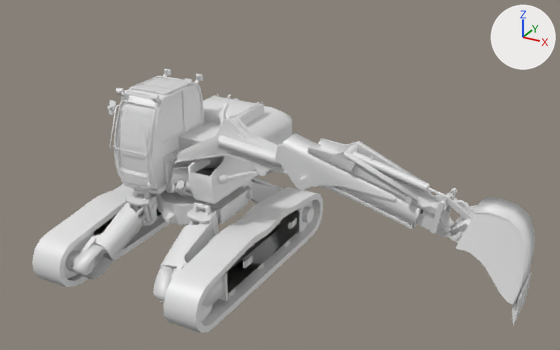
A saved change to the FBX model Assets/_avatars/2. Pelleteuse/pelleteuse_TOXXICavator_Rig_TPOSE_3.fbx.
Before and after are seen from a 50 mm lens placed at (10.72, -13.97, 10.15), pointed at (3.17, -0.25, 3.29). Every picture has the same lights, and +X, +Y and +Z are marked at upper right. The picture after the commit comes second. Both versions are drawn at the pose saved in each file; the numbers are the values there.

Objects in the first picture: 'Excavator '.
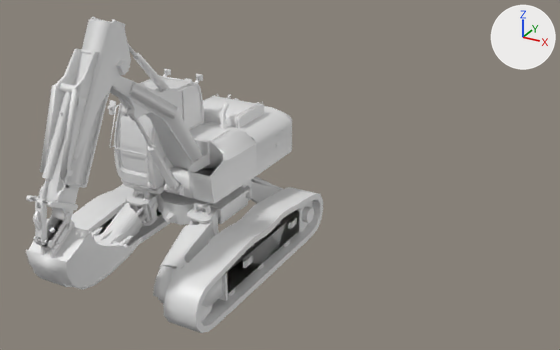
Edits to the scene script, one JSON object a line:
```json
{"block": "bone_org_upper_arm_l", "where": "bone_org_upper_arm_l = bpy.data.objects['rig'].pose.bones['ORG-upper_arm.L']  # child of 'ORG-shoulder.L'"}
{"op": "set", "path": "bone_org_upper_arm_l.rotation_quaternion", "old": "(0.716, -0.241, 0.267, -0.599)", "new": "(1.0, 0.0, 0.0, 0.0)", "note": "degrees (-42, 5, -82) -> degrees (0, 0, 0)"}
{"block": "bone_org_forearm_l", "where": "bone_org_forearm_l = bpy.data.objects['rig'].pose.bones['ORG-forearm.L']  # child of 'ORG-upper_arm.L'"}
{"op": "set", "path": "bone_org_forearm_l.rotation_quaternion", "old": "(0.733, 0.674, 0.039, 0.085)", "new": "(1.0, 0.0, 0.0, 0.0)", "note": "degrees (85, -3, 10) -> degrees (0, 0, 0)"}
{"block": "bone_org_hand_l", "where": "bone_org_hand_l = bpy.data.objects['rig'].pose.bones['ORG-hand.L']  # child of 'ORG-forearm.L'"}
{"op": "set", "path": "bone_org_hand_l.rotation_quaternion", "old": "(0.875, 0.46, -0.134, -0.068)", "new": "(1.0, 0.0, 0.0, 0.0)", "note": "degrees (57, -10, -14) -> degrees (0, 0, 0)"}
```

Where the change shows, as pixel boxes (x1, y1, x2, y2) in the pictures (560 x 350 px):
```json
{"object": "Excavator ", "change": "posed", "before": [32, 68, 535, 333], "after": [26, 17, 323, 333], "on screen": "41% narrower, 19% taller"}
{"bone": "ORG-upper_arm.L", "before": "(186, 152) to (322, 167)", "after": "(186, 152) to (98, 69)"}
{"bone": "ORG-forearm.L", "before": "(322, 167) to (454, 231)", "after": "(98, 69) to (62, 220)"}
{"bone": "ORG-hand.L", "before": "(454, 231) to (495, 229)", "after": "(62, 220) to (67, 256)"}
```
